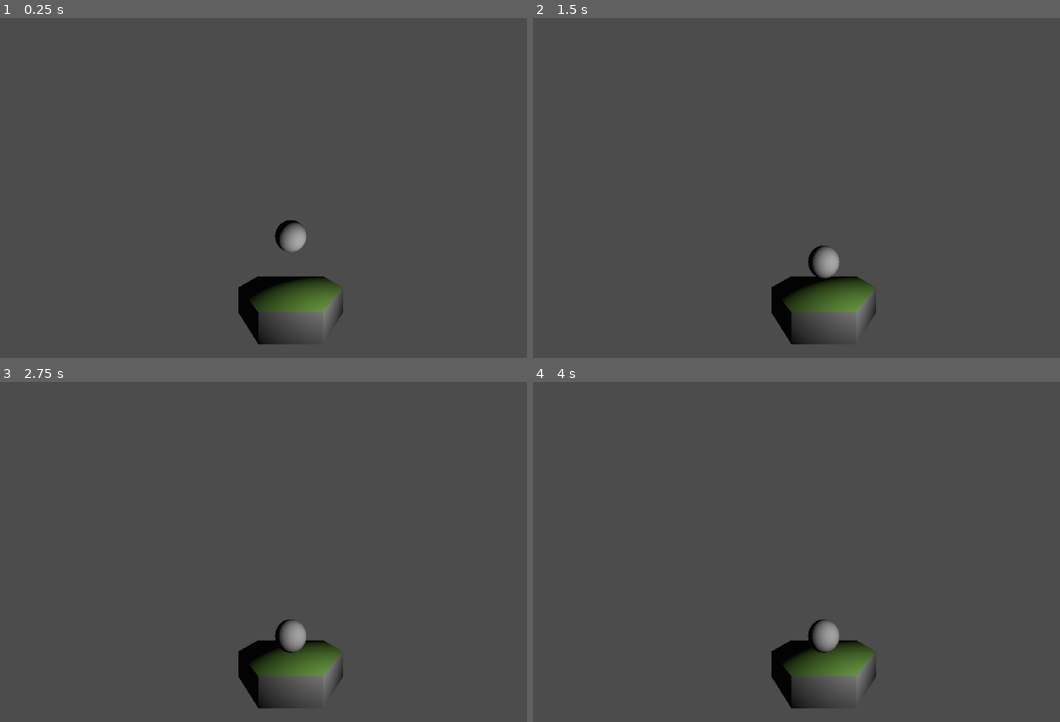
Above: before the commit, frames 1-4 (two rows, left to right).
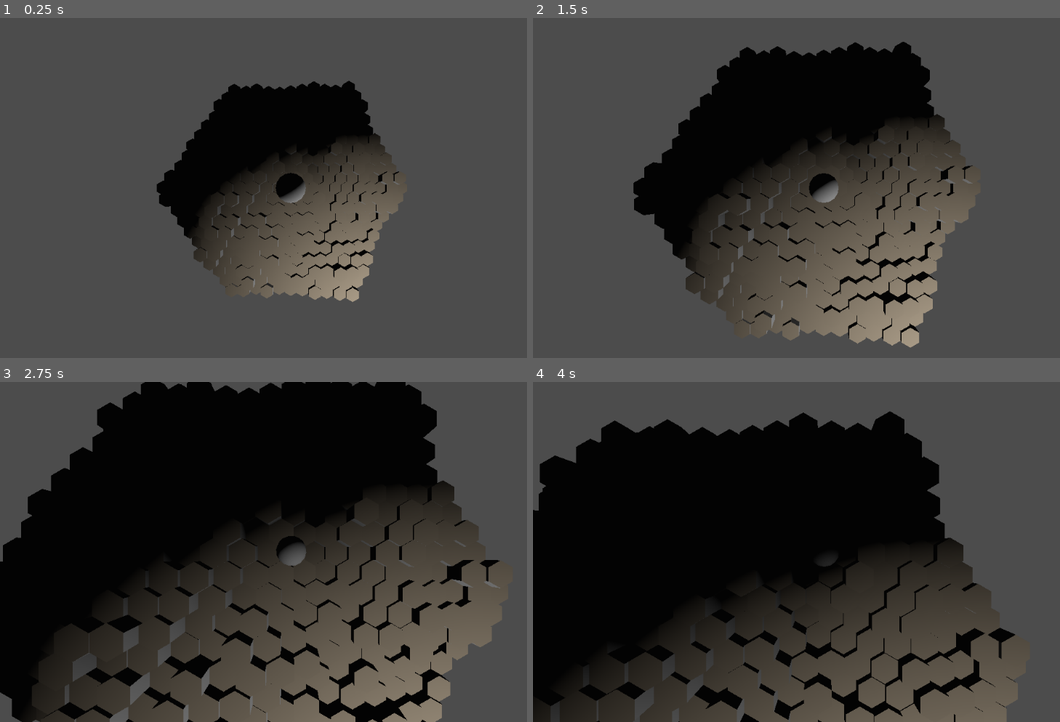
Above: after the commit, the same moments.

Repository: ObsidianBlk/Twin-Sticky
Game: Godot game, scene res://World.tscn
The game is run twice, just before and just after one commit, with the same random seed, the same clock (stepped at 60 frames per second) and the same inputs.
Inputs:
- Up to frame 1 (0.25 s): no input
- Up to frame 2 (1.5 s): no input
- Up to frame 3 (2.75 s): no input
- Up to frame 4 (4 s): no input

The runs differ from the first frame. In frame 1, 19% of the frame differs, in the area x 29-77%, y 18-96%; in frame 2, 34%; in frame 3, 67%, in the area x 0-96%, y 0-100%; in frame 4, 62%.

Commit message:
Added a RegionResource and associated HexRegion. Modified Hex to utilize RegionResource for updates and information. Added a very crude 'Top Down' camera system.

Diff:
--- a/Game.tscn
+++ b/Game.tscn
@@ -1,26 +1,33 @@
-[gd_scene load_steps=4 format=2]
+[gd_scene load_steps=6 format=2]
 
-[ext_resource path="res://Objects/Hex/Hex.tscn" type="PackedScene" id=1]
+[ext_resource path="res://Objects/HexRegion/HexRegion.tscn" type="PackedScene" id=1]
 [ext_resource path="res://Objects/RigidBall.tscn" type="PackedScene" id=2]
+[ext_resource path="res://Scripts/RegionResource.gd" type="Script" id=3]
 
 [sub_resource type="Environment" id=1]
 background_color = Color( 0.45098, 0.45098, 0.45098, 1 )
+
+[sub_resource type="Resource" id=2]
+script = ExtResource( 3 )
+region_seed = 523984
+octaves = 6
+period = 40.0
+persistence = 0.8
+size = 10
+max_height = 10.0
+hex_size = 1.0
 
 [node name="Game" type="Spatial"]
 
 [node name="WorldEnvironment" type="WorldEnvironment" parent="."]
 environment = SubResource( 1 )
 
-[node name="Hex" parent="." instance=ExtResource( 1 )]
-height = 10.0
-color = Color( 0.262745, 0.596078, 0.0901961, 1 )
-
 [node name="OmniLight" type="OmniLight" parent="."]
 transform = Transform( 1, 0, 0, 0, 1, 0, 0, 0, 1, 15.225, 25.5193, 23.0401 )
 omni_range = 36.361
 
-[node name="RigidBody" parent="." instance=ExtResource( 2 )]
+[node name="RigidBody" parent="." groups=["PlayerP1"] instance=ExtResource( 2 )]
 transform = Transform( 1, 0, 0, 0, 1, 0, 0, 0, 1, 0, 30.0376, 0 )
 
-[node name="Camera" type="Camera" parent="."]
-transform = Transform( 1, 0, 0, 0, 1, 0, 0, 0, 1, 0, 50.8663, 89.8661 )
+[node name="HexRegion" parent="." instance=ExtResource( 1 )]
+region_resource = SubResource( 2 )
--- a/Objects/Hex/Hex.gd
+++ b/Objects/Hex/Hex.gd
@@ -11,7 +11,9 @@
 # -----------------------------------------------------------------------------
 # Export Variables
 # -----------------------------------------------------------------------------
-export (ORIENTATION) var orientation : int = ORIENTATION.Flat		setget set_orientation
+export var region_resource : Resource = null						setget set_region_resource
+export var qrs : Vector3 = Vector3.ZERO								setget set_qrs
+export (ORIENTATION) var orientation : int = ORIENTATION.Pointy		setget set_orientation
 export var size : float = 20.0										setget set_size
 export var height : float = 0.0										setget set_height
 export var color : Color = Color.burlywood							setget set_color
@@ -19,7 +21,7 @@
 # -----------------------------------------------------------------------------
 # Variables
 # -----------------------------------------------------------------------------
-
+var _origin : HexCell = HexCell.new()
 
 # -----------------------------------------------------------------------------
 # Onready Variables
@@ -30,6 +32,33 @@
 # -----------------------------------------------------------------------------
 # Setters
 # -----------------------------------------------------------------------------
+func set_region_resource(r : Resource) -> void:
+	if r == null or r is RegionResource:
+		if region_resource != null:
+			region_resource.disconnect("region_cleared", self, "_on_region_cleared")
+			region_resource.disconnect("region_changed", self, "_on_region_changed")
+			region_resource.disconnect("region_hex_removed", self, "_on_region_hex_removed")
+			region_resource.disconnect("hex_size_changed", self, "_on_hex_size_changed")
+		region_resource = r
+		if region_resource != null:
+			region_resource.connect("region_cleared", self, "_on_region_cleared")
+			region_resource.connect("region_changed", self, "_on_region_changed")
+			region_resource.connect("region_hex_removed", self, "_on_region_hex_removed")
+			region_resource.connect("hex_size_changed", self, "_on_hex_size_changed")
+			size = region_resource.hex_size
+			height = region_resource.get_height_at(_origin)
+			#print("My Height: ", height)
+			_UpdatePosition()
+			_Rebuild()
+
+
+func set_qrs(_qrs : Vector3) -> void:
+	qrs = _qrs
+	_origin = HexCell.new(qrs)
+	_UpdatePosition()
+
+
+
 func set_orientation(o : int) -> void:
 	if ORIENTATION.values().find(o) >= 0:
 		orientation = o
@@ -40,10 +69,12 @@
 	if s > 0.0:
 		size = s
 		_Rebuild()
+		_UpdatePosition()
 
 func set_height(h : float) -> void:
-	height = h
-	_Rebuild()
+	if h >= 0.0:
+		height = h
+		_Rebuild()
 
 func set_color(c : Color) -> void:
 	color = c
@@ -59,6 +90,11 @@
 # -----------------------------------------------------------------------------
 # Private Methods
 # -----------------------------------------------------------------------------
+func _UpdatePosition() -> void:
+	var pos : Vector2 = _origin.to_point() * size
+	transform.origin = Vector3(pos.x, 0.0, pos.y)
+
+
 func _ClearCollisions() -> void:
 	if Engine.editor_hint:
 		return
@@ -141,3 +177,27 @@
 # -----------------------------------------------------------------------------
 # Public Methods
 # -----------------------------------------------------------------------------
+func release() -> void:
+	var parent = get_parent()
+	if parent:
+		parent.remove_child(self)
+	queue_free()
+
+
+# -----------------------------------------------------------------------------
+# Handler Methods
+# -----------------------------------------------------------------------------
+func _on_region_cleared() -> void:
+	release()
+
+func _on_region_changed() -> void:
+	var nheight : float = region_resource.get_height_at(_origin)
+	if nheight != height:
+		_Rebuild()
+
+func _on_region_hex_removed(hex_cell : HexCell) -> void:
+	if _origin.eq(hex_cell):
+		release()
+
+func _on_hex_size_changed(hex_size : float) -> void:
+	set_size(hex_size)
--- /dev/null
+++ b/Objects/HexRegion/HexRegion.gd
@@ -0,0 +1,57 @@
+extends Spatial
+
+
+# ------------------------------------------------------------------------------
+# Constants
+# ------------------------------------------------------------------------------
+const HEX : PackedScene = preload("res://Objects/Hex/Hex.tscn")
+
+# ------------------------------------------------------------------------------
+# Export Variables
+# ------------------------------------------------------------------------------
+export var region_resource : Resource = null
+
+# ------------------------------------------------------------------------------
+# Onready Variables
+# ------------------------------------------------------------------------------
+onready var hex_container_node : Spatial = $Hexes
+
+# ------------------------------------------------------------------------------
+# Setters
+# ------------------------------------------------------------------------------
+func set_region_resource(r : Resource) -> void:
+	if r == null or r is RegionResource:
+		if region_resource != null:
+			region_resource.disconnect("region_hex_added", self, "_on_region_hex_added")
+		region_resource = r
+		if region_resource != null:
+			region_resource.connect("region_hex_added", self, "_on_region_hex_added")
+
+# ------------------------------------------------------------------------------
+# Override Methods
+# ------------------------------------------------------------------------------
+func _ready() -> void:
+	_Build()
+
+# ------------------------------------------------------------------------------
+# Private Methods
+# ------------------------------------------------------------------------------
+func _Build() -> void:
+	if region_resource != null and not region_resource.empty():
+		var cells = region_resource.get_cells()
+		for qrs in cells:
+			_on_region_hex_added(HexCell.new(qrs))
+
+# ------------------------------------------------------------------------------
+# Public Methods
+# ------------------------------------------------------------------------------
+
+
+# ------------------------------------------------------------------------------
+# Handler Methods
+# ------------------------------------------------------------------------------
+func _on_region_hex_added(hex_cell : HexCell) -> void:
+	var hex : Spatial = HEX.instance()
+	hex_container_node.add_child(hex)
+	hex.qrs = hex_cell.qrs
+	hex.region_resource = region_resource
--- /dev/null
+++ b/Objects/HexRegion/HexRegion.tscn
@@ -0,0 +1,8 @@
+[gd_scene load_steps=2 format=2]
+
+[ext_resource path="res://Objects/HexRegion/HexRegion.gd" type="Script" id=1]
+
+[node name="HexRegion" type="Spatial"]
+script = ExtResource( 1 )
+
+[node name="Hexes" type="Spatial" parent="."]
--- /dev/null
+++ b/Objects/Player/Player.tscn
@@ -0,0 +1,17 @@
+[gd_scene load_steps=3 format=2]
+
+[sub_resource type="CapsuleMesh" id=1]
+radial_segments = 16
+
+[sub_resource type="CapsuleShape" id=2]
+
+[node name="Player" type="KinematicBody"]
+
+[node name="Body" type="MeshInstance" parent="."]
+transform = Transform( 1, 0, 0, 0, -4.37114e-08, -1, 0, 1, -4.37114e-08, 0, 1.5, 0 )
+mesh = SubResource( 1 )
+material/0 = null
+
+[node name="CollisionShape" type="CollisionShape" parent="."]
+transform = Transform( 1, 0, 0, 0, -4.37114e-08, -1, 0, 1, -4.37114e-08, 0, 1.5, 0 )
+shape = SubResource( 2 )
--- a/Objects/RigidBall.tscn
+++ b/Objects/RigidBall.tscn
@@ -1,11 +1,10 @@
 [gd_scene load_steps=3 format=2]
 
 [sub_resource type="SphereMesh" id=1]
-radius = 6.0
-height = 12.0
+radial_segments = 16
+rings = 8
 
 [sub_resource type="SphereShape" id=2]
-radius = 6.0
 
 [node name="RigidBody" type="RigidBody"]
 
--- /dev/null
+++ b/Objects/TopDownCamera/TopDownCamera.gd
@@ -0,0 +1,59 @@
+extends Spatial
+
+
+
+# -----------------------------------------------------------------------------
+# Export Variables
+# -----------------------------------------------------------------------------
+export var target_group : String = ""
+export var height : float = 0.0
+
+
+# -----------------------------------------------------------------------------
+# Variables
+# -----------------------------------------------------------------------------
+var _target : Spatial = null
+
+# -----------------------------------------------------------------------------
+# Onready Variables
+# -----------------------------------------------------------------------------
+onready var camera_node : Camera = $Camera
+
+
+# -----------------------------------------------------------------------------
+# Setters
+# -----------------------------------------------------------------------------
+func set_target_group(g : String) -> void:
+	target_group = g
+	_UpdateTargetNode()
+
+func set_height(h : float) -> void:
+	if h >= 0.0:
+		height = h
+		if camera_node:
+			camera_node.transform.origin.y = height
+
+
+# -----------------------------------------------------------------------------
+# Override Methods
+# -----------------------------------------------------------------------------
+func _ready() -> void:
+	camera_node.transform.origin.y = height
+	_UpdateTargetNode()
+
+func _physics_process(_delta : float) -> void:
+	if _target != null:
+		transform.origin = _target.transform.origin
+	else:
+		_UpdateTargetNode()
+
+# -----------------------------------------------------------------------------
+# Private Methods
+# -----------------------------------------------------------------------------
+func _UpdateTargetNode() -> void:
+	if target_group != "":
+		var nodes : Array = get_tree().get_nodes_in_group(target_group)
+		if nodes.size() > 0:
+			_target = nodes[0]
+	else:
+		_target = null
--- /dev/null
+++ b/Objects/TopDownCamera/TopDownCamera.tscn
@@ -0,0 +1,12 @@
+[gd_scene load_steps=2 format=2]
+
+[ext_resource path="res://Objects/TopDownCamera/TopDownCamera.gd" type="Script" id=1]
+
+[node name="TopDownCamera" type="Spatial"]
+script = ExtResource( 1 )
+
+[node name="Camera" type="Camera" parent="."]
+transform = Transform( 1, 0, 0, 0, -4.37114e-08, 1, 0, -1, -4.37114e-08, 0, 0, 0 )
+current = true
+near = 0.01
+far = 10000.0
--- a/Scripts/HexCell.gd
+++ b/Scripts/HexCell.gd
@@ -236,7 +236,6 @@
 	var res : Array = []
 	for q in range(-rng, rng+1):
 		for r in range(max(-rng, -q-rng), min(rng, -q+rng) + 1):
-			print("QR: ", q, ", ", r)
 			var s = -q-r
 			res.append(get_script().new(Vector3(q + c.x, s + c.y, r + c.z)))
 	return res
--- /dev/null
+++ b/Scripts/RegionResource.gd
@@ -0,0 +1,136 @@
+extends Resource
+class_name RegionResource
+
+
+# ------------------------------------------------------------------------------
+# Signals
+# ------------------------------------------------------------------------------
+signal region_cleared()
+signal region_changed()
+signal region_hex_removed(cell)
+signal region_hex_added(cell)
+signal hex_size_changed(size)
+
+# ------------------------------------------------------------------------------
+# Export Variables
+# ------------------------------------------------------------------------------
+export var region_seed : int = 571234									setget set_region_seed
+export (int, 1, 9) var octaves : int = 4								setget set_octaves
+export var period : float = 20.0										setget set_period
+export (float, 0.0, 1.0, 0.01) var persistence : float = 0.8			setget set_persistence
+
+export var size : int = 20												setget set_size
+export var max_height : float = 4.0										setget set_max_height
+export var hex_size : float = 10.0										setget set_hex_size
+
+
+# ------------------------------------------------------------------------------
+# Variables
+# ------------------------------------------------------------------------------
+var _region : Dictionary = {}
+var _osn : OpenSimplexNoise = OpenSimplexNoise.new()
+
+
+# ------------------------------------------------------------------------------
+# Setters
+# ------------------------------------------------------------------------------
+func set_region_seed(s : int) -> void:
+	region_seed = s
+	_osn.seed = s
+	_BuildRegion()
+
+func set_octaves(o : int) -> void:
+	if o >= 0 and o < 10:
+		octaves = o
+		_osn.octaves = octaves
+		_BuildRegion()
+
+func set_period(p : float) -> void:
+	period = p
+	_osn.period = period
+	_BuildRegion()
+
+func set_persistence(p : float) -> void:
+	persistence = max(0.0, min(1.0, p))
+	_osn.persistence = persistence
+	_BuildRegion()
+
+func set_size(s : int) -> void:
+	if s > 0:
+		size = s
+		_BuildRegion()
+
+func set_max_height(h : float) -> void:
+	if h > 0.0:
+		max_height = h
+		_BuildRegion()
+
+func set_hex_size(s : float) -> void:
+	if s > 0.0:
+		hex_size = s
+		emit_signal("hex_size_changed", hex_size)
+		_BuildRegion()
+
+# ------------------------------------------------------------------------------
+# Override Methods
+# ------------------------------------------------------------------------------
+func _init() -> void:
+	pass
+
+# ------------------------------------------------------------------------------
+# Private Methods
+# ------------------------------------------------------------------------------
+func _BuildRegion(reset : bool = false) -> void:
+	if size > 0:
+		if reset: # If we're resetting, just empty the board.
+			_region.clear()
+			emit_signal("region_cleared")
+
+		# The center point of the board.
+		var origin : HexCell = HexCell.new()
+
+		# Let's just build the board if it's empty
+		if not _region.empty():
+			# Let's remove cells out of range...
+			for qrs in _region.keys():
+				var hex : HexCell = HexCell.new(qrs)
+				if int(hex.distance_to(origin)) > size:
+					emit_signal("region_hex_removed", hex)
+					_region.erase(qrs)
+
+		# Now we fill the board up, only adding cells not already there...
+		var cells = origin.get_region(size)
+		print("Max Height: ", max_height)
+		for cell in cells:
+			var new_cell : bool = not cell.qrs in _region
+			_region[cell.qrs] = (_osn.get_noise_2dv(cell.to_point() * hex_size) + 1.0) * max_height
+			if new_cell:
+				emit_signal("region_hex_added", cell)
+
+		emit_signal("region_changed")
+
+func _CellToHexCell(cell) -> HexCell:
+	if typeof(cell) == TYPE_VECTOR3:
+		cell = HexCell.new(cell)
+	if cell is HexCell:
+		return cell
+	return null
+
+# ------------------------------------------------------------------------------
+# Public Methods
+# ------------------------------------------------------------------------------
+func empty() -> bool:
+	return _region.empty()
+
+func get_size() -> int:
+	return _region.keys().size()
+
+func get_cells() -> PoolVector3Array:
+	return PoolVector3Array(_region.keys())
+
+func get_height_at(cell) -> float:
+	cell = _CellToHexCell(cell)
+	if cell is HexCell:
+		if cell.qrs in _region:
+			return _region[cell.qrs]
+	return 0.0
--- /dev/null
+++ b/World.gd
@@ -0,0 +1,15 @@
+extends Node2D
+
+
+onready var vp2c : ViewportContainer = $GameView/Viewports/VP2C
+onready var viewport_p1 : Viewport = $GameView/Viewports/VP1C/Viewport_P1
+onready var viewport_p2 : Viewport = $GameView/Viewports/VP2C/Viewport_P2
+
+
+func _ready() -> void:
+	# TODO: Listen for a signal that enables/disabled local player 2
+	viewport_p2.world = viewport_p1.world
+
+
+func _on_local_player2(enable : bool) -> void:
+	vp2c.visible = enable
--- a/World.tscn
+++ b/World.tscn
@@ -1,31 +1,57 @@
-[gd_scene load_steps=3 format=2]
+[gd_scene load_steps=4 format=2]
 
 [ext_resource path="res://Game.tscn" type="PackedScene" id=1]
-
-[sub_resource type="ViewportTexture" id=1]
-viewport_path = NodePath("Viewport")
+[ext_resource path="res://World.gd" type="Script" id=2]
+[ext_resource path="res://Objects/TopDownCamera/TopDownCamera.tscn" type="PackedScene" id=3]
 
 [node name="World" type="Node2D"]
+script = ExtResource( 2 )
 
-[node name="Viewport" type="Viewport" parent="."]
+[node name="GameView" type="CanvasLayer" parent="."]
+
+[node name="Viewports" type="HBoxContainer" parent="GameView"]
+anchor_right = 1.0
+anchor_bottom = 1.0
+
+[node name="VP1C" type="ViewportContainer" parent="GameView/Viewports"]
+margin_right = 1024.0
+margin_bottom = 600.0
+size_flags_horizontal = 3
+size_flags_vertical = 3
+stretch = true
+
+[node name="Viewport_P1" type="Viewport" parent="GameView/Viewports/VP1C"]
+size = Vector2( 1024, 600 )
+size_override_stretch = true
+handle_input_locally = false
+render_target_update_mode = 3
+
+[node name="Game" parent="GameView/Viewports/VP1C/Viewport_P1" instance=ExtResource( 1 )]
+
+[node name="Camera" parent="GameView/Viewports/VP1C/Viewport_P1" instance=ExtResource( 3 )]
+target_group = "PlayerP1"
+height = 16.0
+
+[node name="VP2C" type="ViewportContainer" parent="GameView/Viewports"]
+visible = false
+margin_left = 514.0
+margin_right = 1024.0
+margin_bottom = 600.0
+size_flags_horizontal = 3
+size_flags_vertical = 3
+stretch = true
+
+[node name="Viewport_P2" type="Viewport" parent="GameView/Viewports/VP2C"]
 size = Vector2( 1920, 1080 )
-render_target_v_flip = true
+size_override_stretch = true
+handle_input_locally = false
+render_target_update_mode = 0
 
-[node name="Game" parent="Viewport" instance=ExtResource( 1 )]
+[node name="Camera" type="Camera" parent="GameView/Viewports/VP2C/Viewport_P2"]
+transform = Transform( -0.0194243, 0, -0.999811, 0, 1, 0, 0.999811, 0, -0.0194243, -64.9227, 46.27, 25.7741 )
+current = true
+near = 0.01
+far = 10000.0
 
 [node name="UI" type="CanvasLayer" parent="."]
 layer = 6
-
-[node name="Game" type="CanvasLayer" parent="."]
-
-[node name="Local_P1" type="TextureRect" parent="Game"]
-anchor_right = 1.0
-anchor_bottom = 1.0
-texture = SubResource( 1 )
-expand = true
-stretch_mode = 5
-
-[node name="Local_P2" type="TextureRect" parent="Game"]
-visible = false
-anchor_right = 1.0
-anchor_bottom = 1.0
--- a/project.godot
+++ b/project.godot
@@ -13,9 +13,15 @@
 "class": "HexCell",
 "language": "GDScript",
 "path": "res://Scripts/HexCell.gd"
+}, {
+"base": "Resource",
+"class": "RegionResource",
+"language": "GDScript",
+"path": "res://Scripts/RegionResource.gd"
 } ]
 _global_script_class_icons={
-"HexCell": ""
+"HexCell": "",
+"RegionResource": ""
 }
 
 [application]
@@ -30,6 +36,10 @@
 Log="*res://Scripts/Auto/Log.gd"
 Net="*res://Scripts/Auto/Net.gd"
 
+[editor_plugins]
+
+enabled=PoolStringArray( "res://addons/imrp/plugin.cfg" )
+
 [physics]
 
 common/enable_pause_aware_picking=true
